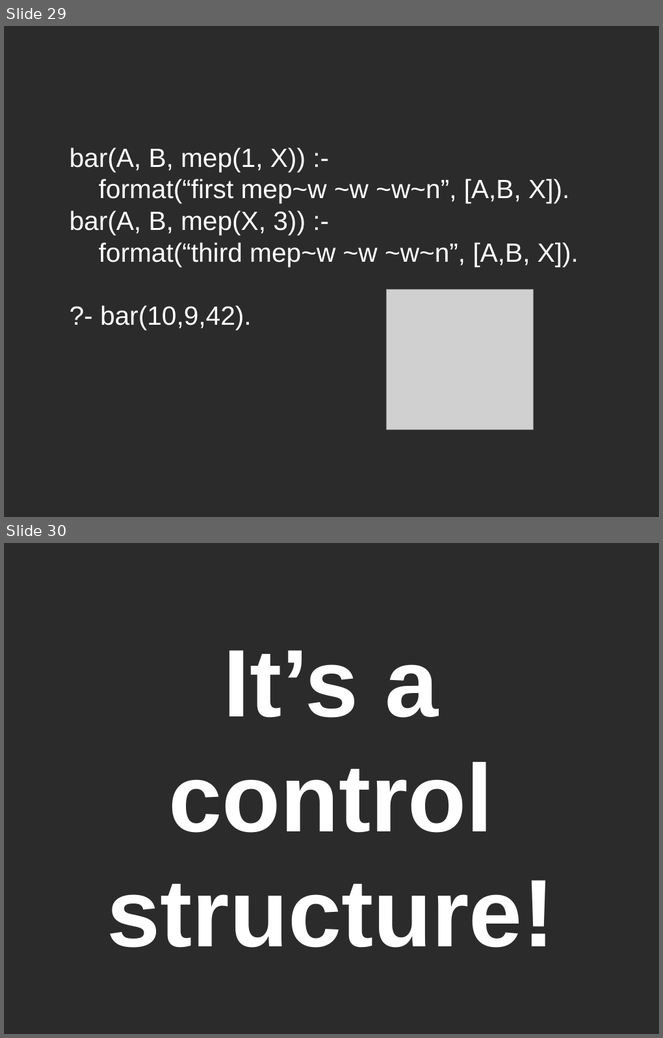
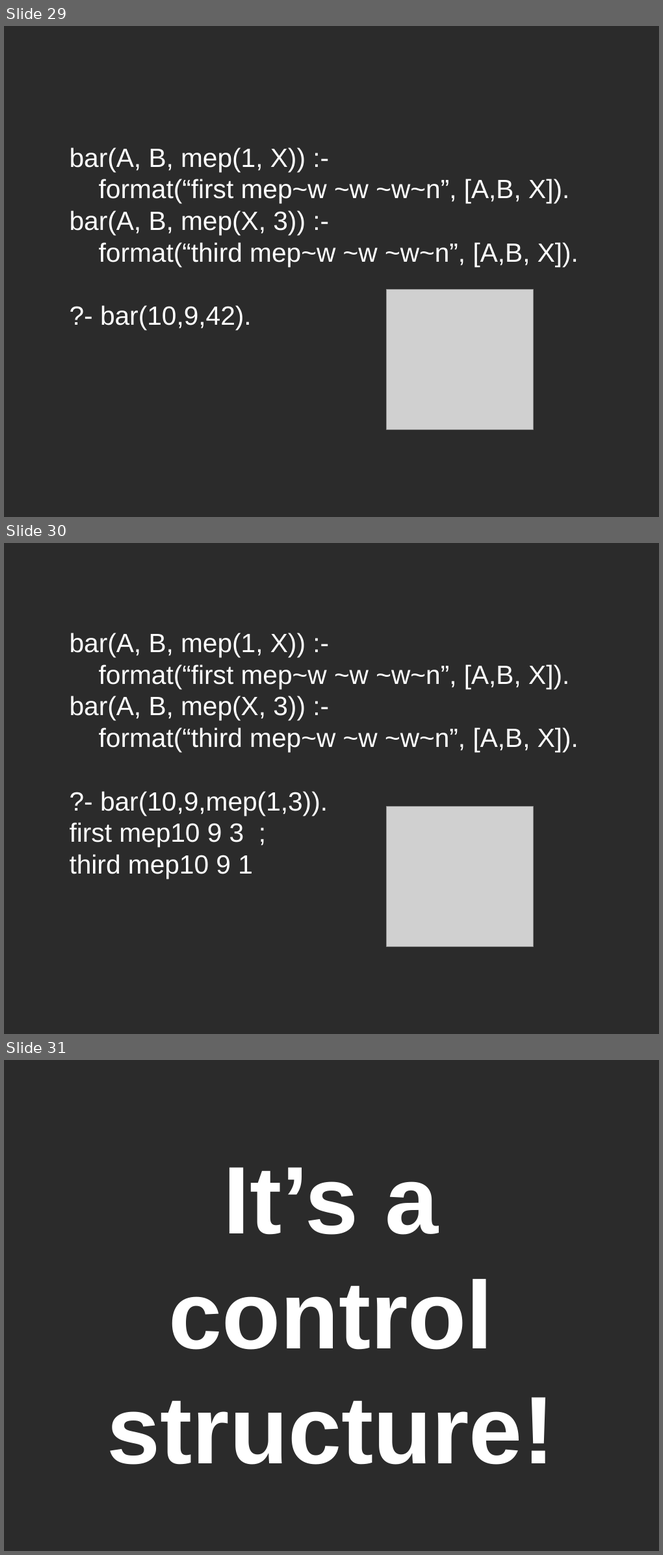
Before and after one commit to kaychaks/fnconfworkshop, a slide deck: talkslides/letoverlogicpresso.odp. Shown one above the other, each under a label of ours: slides 29 and 30 before the commit, slides 29, 30 and 31 after it. The pictures are 663x1038 and 663x1555 pixels, drawn with LibreOffice and Linux fonts; fonts in the diff are those of the drawing; grey boxes stand for pictures; background and template pictures are left out; a plain dark background stands for a picture behind light text. Boxes give left, top, right and bottom in pixels: in the first picture for what was removed or moved away, otherwise in the second. Text is boxed around its words. In the diff, an @@ line names an element or a change of style, - is before the commit and + after.

```diff
--- a/talkslides/letoverlogicpresso.odp
+++ b/talkslides/letoverlogicpresso.odp
@@ slide 30 added at (4, 543, 659, 1034), background picture (left out) @@
@@ subtitle added at (70, 633, 579, 879), 32 pt, text #FFFFFF @@
+bar(A, B, mep(1, X)) :-
+format(“first mep~w ~w ~w~n”, [A,B, X]).
+bar(A, B, mep(X, 3)) :-
+format(“third mep~w ~w ~w~n”, [A,B, X]).
+?- bar(10,9,mep(1,3)).
+first mep10 9 3 ;
+third mep10 9 1
@@ picture added at (387, 807, 533, 947) @@
@@ what was slide 30 is now slide 31 @@
```
Also in this commit, not shown: 1 slide changed, 1 other slide added, 4 other files.
